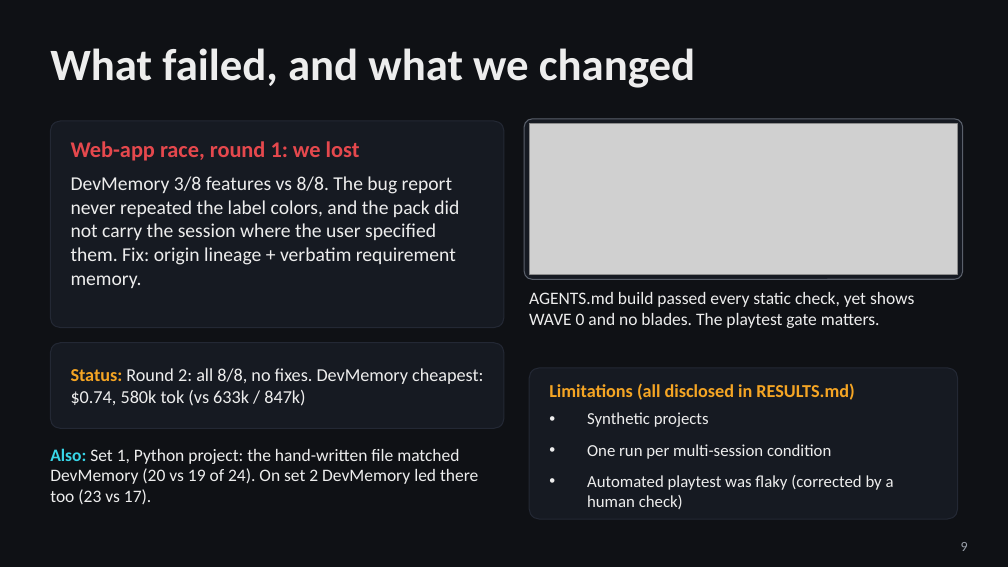
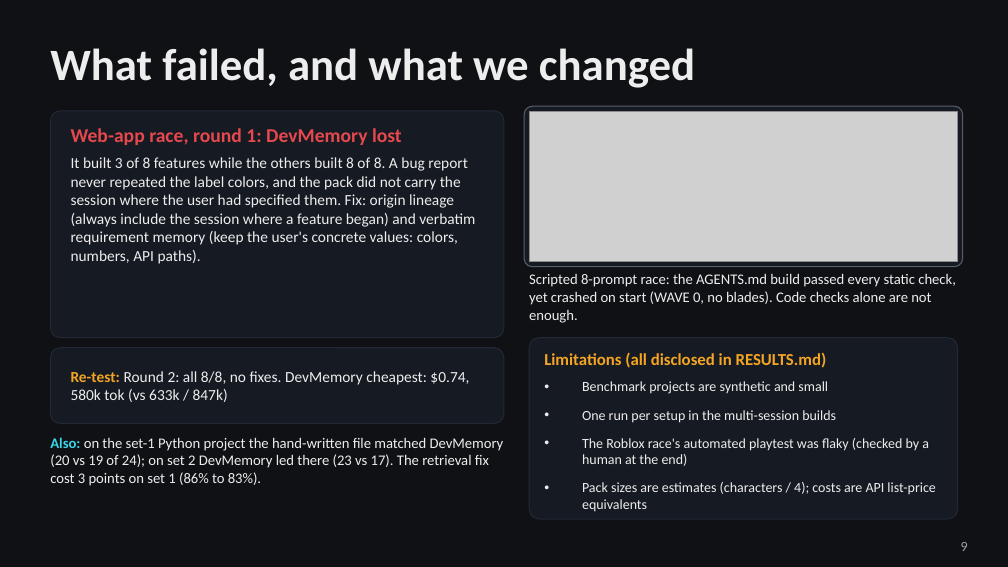
Before and after one commit to Thamer-A/devmemory-hackathon, a slide deck: slide 9 of docs/deck/DevMemory.pptx. Drawn at 1008x567 pixels with LibreOffice and Linux fonts; fonts in the diff are those of the drawing; grey boxes stand for pictures. Boxes give left, top, right and bottom in pixels: in the first picture for what was removed or moved away, otherwise in the second. Text is boxed around its words. In the diff, an @@ line names an element or a change of style, - is before the commit and + after.

```diff
--- a/docs/deck/DevMemory.pptx
+++ b/docs/deck/DevMemory.pptx
@@ rounded rectangle: place and size @@
-rounded rectangle at <box>50,121,504,328</box>
+rounded rectangle at <box>50,111,504,338</box>
@@ rounded rectangle: place and size @@
-rounded rectangle at <box>524,119,963,279</box>
+rounded rectangle at <box>524,106,963,266</box>
@@ picture: place and size @@
-picture at <box>529,124,958,274</box>
+picture at <box>529,111,958,261</box>
@@ text at <box>71,128,402,145</box>: text changed; size 16 to 14 pt @@
-Web-app race, round 1: we lost
+Web-app race, round 1: DevMemory lost
@@ text at <box>71,157,475,264</box>: text changed; size 14 to 11 pt @@
-DevMemory 3/8 features vs 8/8. The bug report never repeated the label colors, and the pack did not carry the session where the user specified them. Fix: origin lineage + verbatim requirement memory.
+It built 3 of 8 features while the others built 8 of 8. A bug report never repeated the label colors, and the pack did not carry the session where the user had specified them. Fix: origin lineage (always include the session where a feature began) and verbatim requirement memory (keep the user's concrete values: colors, numbers, API paths).
@@ text at <box>529,273,956,323</box>: text changed; size 12.5 to 10.5 pt @@
-AGENTS.md build passed every static check, yet shows WAVE 0 and no blades. The playtest gate matters.
+Scripted 8-prompt race: the AGENTS.md build passed every static check, yet crashed on start (WAVE 0, no blades). Code checks alone are not enough.
@@ rounded rectangle: place and size @@
-rounded rectangle at <box>50,343,504,428</box>
+rounded rectangle at <box>50,348,504,423</box>
@@ proportions changed in 3 elements at <box>50,348,504,423</box>, <box>50,111,504,338</box>, <box>529,338,958,519</box> @@
@@ rounded rectangle: place and size @@
-rounded rectangle at <box>529,368,958,519</box>
+rounded rectangle at <box>529,338,958,519</box>
@@ text "Limitations (all disclosed in RESULTS.md)": place and size @@
-text "Limitations (all disclosed in RESULTS.md)" at <box>549,383,854,400</box>
+text "Limitations (all disclosed in RESULTS.md)" at <box>544,352,827,368</box>
@@ text "Limitations (all disclosed in RESULTS.md)" at <box>544,352,827,368</box>: size 13 to 12 pt @@
@@ text at <box>71,371,469,402</box>: text changed; size 13 to 11 pt @@
-Status: Round 2: all 8/8, no fixes. DevMemory cheapest: $0.74, 580k tok (vs 633k / 847k)
+Re-test: Round 2: all 8/8, no fixes. DevMemory cheapest: $0.74, 580k tok (vs 633k / 847k)
@@ text at <box>582,381,935,512</box>: text changed; size 12 to 10 pt @@
-• Synthetic projects
-• One run per multi-session condition
-• Automated playtest was flaky (corrected by a human check)
+• Benchmark projects are synthetic and small
+• One run per setup in the multi-session builds
+• The Roblox race's automated playtest was flaky (checked by a human at the end)
+• Pack sizes are estimates (characters / 4); costs are API list-price equivalents
@@ text at <box>50,437,504,486</box>: text changed; size 12.5 to 10.5 pt @@
-Also: Set 1, Python project: the hand-written file matched DevMemory (20 vs 19 of 24). On set 2 DevMemory led there too (23 vs 17).
+Also: on the set-1 Python project the hand-written file matched DevMemory (20 vs 19 of 24); on set 2 DevMemory led there (23 vs 17). The retrieval fix cost 3 points on set 1 (86% to 83%).
```
Also in this commit, not shown: 8 other slides changed, 1 slide added, 1 slide removed, 12 other files.
